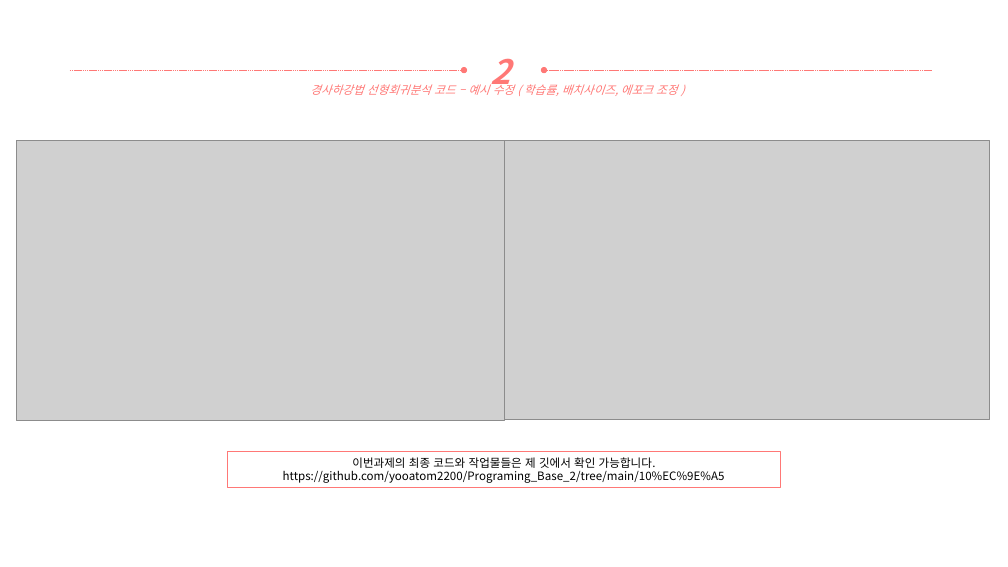
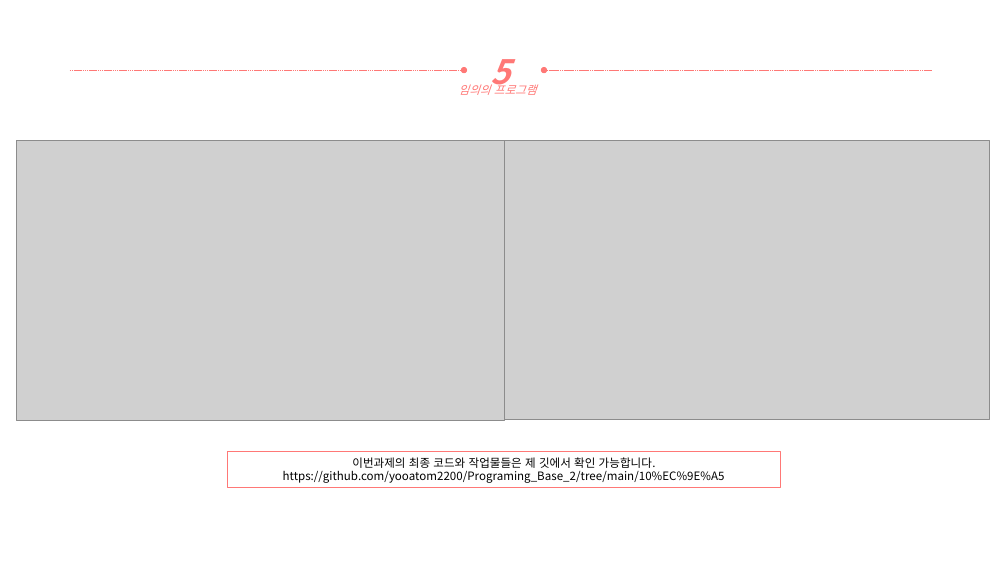
Before and after one commit to yooatom2200/Programing_Base_2, a slide deck: slide 16 of 12장/20164091-송희령-12장 과제.pptx (slide 10 before the commit). Drawn at 1008x567 pixels with LibreOffice and Linux fonts; fonts in the diff are those of the drawing; grey boxes stand for pictures. Boxes give left, top, right and bottom in pixels: in the first picture for what was removed or moved away, otherwise in the second. Text is boxed around its words. In the diff, an @@ line names an element or a change of style, - is before the commit and + after.

```diff
--- a/12장/20164091-송희령-12장 과제.pptx
+++ b/12장/20164091-송희령-12장 과제.pptx
@@ text at (491, 59, 511, 94): text changed @@
-2
+5
@@ text at (459, 82, 537, 95): text changed @@
-경사하강법 선형회귀분석 코드 – 예시 수정 ( 학습률, 배치사이즈, 에포크 조정 )
+임의의 프로그램
```
Also in this commit, not shown: 6 slides added, 1 other file.
